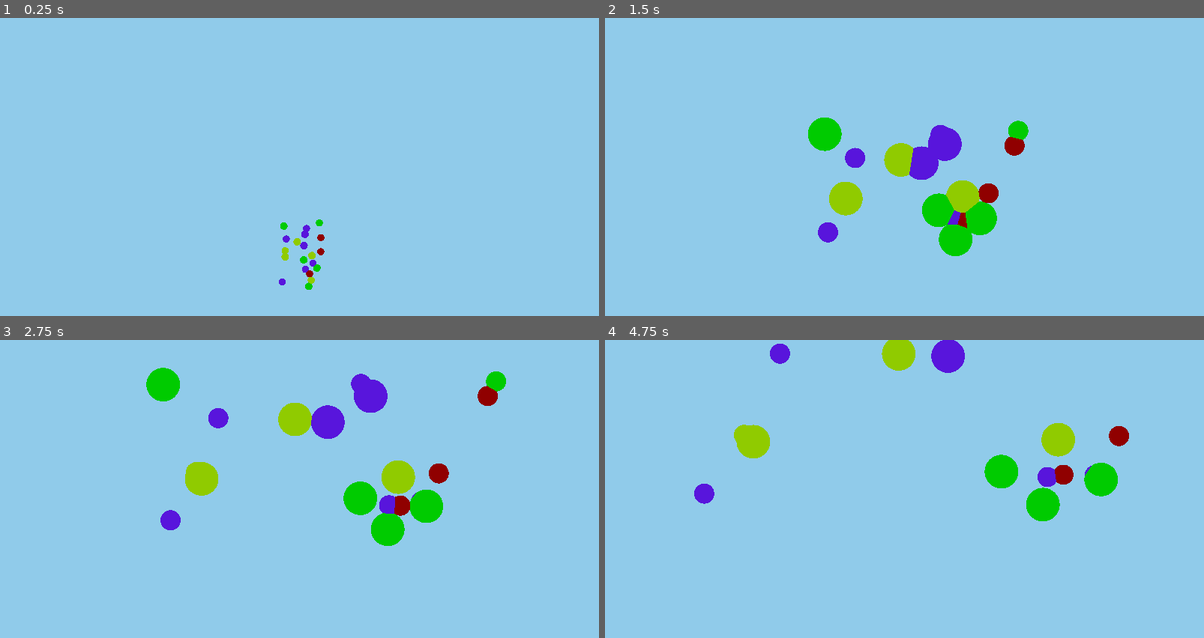
Above: before the commit, frames 1-4 (two rows, left to right).
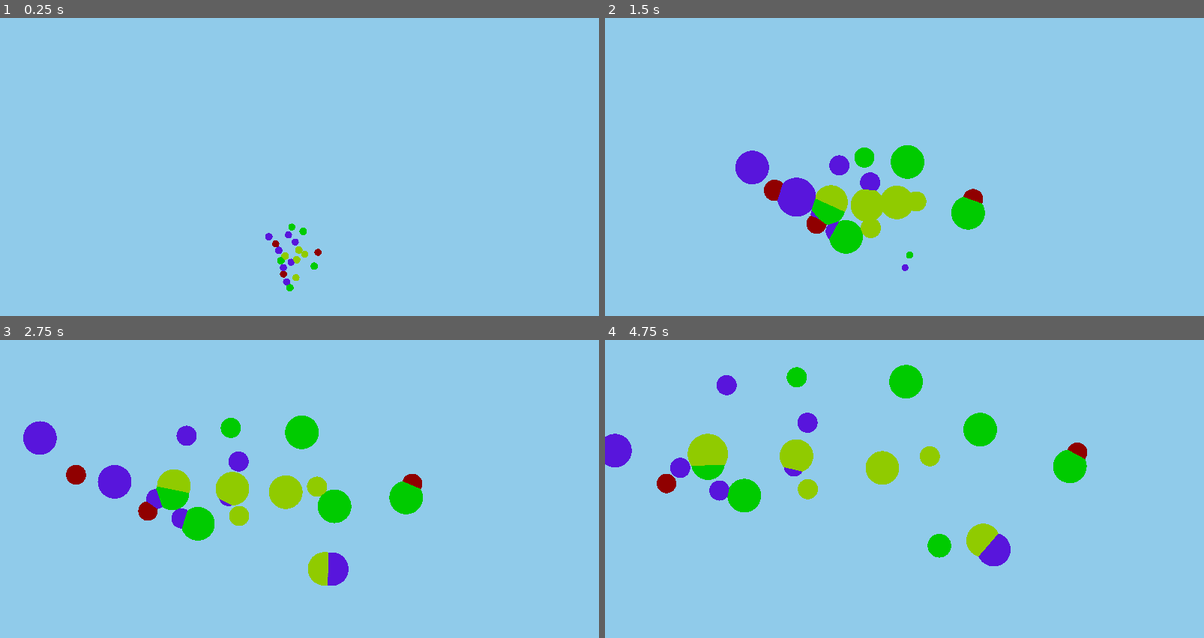
Above: after the commit, the same moments.

Repository: cumulet/popple
Game: Godot game, scene res://src/scenes/main.tscn
The game is run twice, just before and just after one commit, with the same random seed, the same clock (stepped at 60 frames per second) and the same inputs.
Inputs (mouse positions are in pixels of both pictures, inside the frame that each line leads up to):
- Up to frame 1 (0.25 s): no input
- Up to frame 2 (1.5 s): move the mouse to (1036, 169) at 0.52 s; move the mouse to (784, 202) at 1.27 s
- Up to frame 3 (2.75 s): move the mouse to (359, 435) at 2.02 s
- Up to frame 4 (4.75 s): move the mouse to (874, 575) at 2.77 s; move the mouse to (1084, 557) at 3.52 s; move the mouse to (724, 456) at 4.27 s

The runs differ from the first frame. In frame 1, 0.8% of the frame differs, in the area x 44-55%, y 67-92%; in frame 2, 8.4%; in frame 3, 11%, in the area x 3-85%, y 9-83%; in frame 4, 11%.

Commit message:
NextBubbleChooser implemented

Diff:
--- a/src/entities/bubble/bubble.tscn
+++ b/src/entities/bubble/bubble.tscn
@@ -13,7 +13,7 @@
 [sub_resource type="SphereShape3D" id="SphereShape3D_1a62h"]
 radius = 0.536595
 
-[node name="Bubble" type="RigidBody3D"]
+[node name="Bubble" type="RigidBody3D" groups=["Bubbles"]]
 mass = 0.001
 gravity_scale = 0.01
 can_sleep = false
--- a/src/entities/bubble/next_bubble_chooser.gd
+++ b/src/entities/bubble/next_bubble_chooser.gd
@@ -1,5 +1,6 @@
 extends Node3D
 
+@export var bubble_spawner: BubbleSpawner
 
 var current_bubble: Bubble:
 	set(new_value):
@@ -32,6 +33,8 @@
 	else:
 		print("Bad job, you didn't pick the same as the current bubble")
 		choose_next_bubble()
+	_bubble.queue_free()
+	update_bubbles_in_scene()
 
 func choose_current_bubble():
 	current_bubble = get_tree().get_nodes_in_group("Bubbles").pick_random()
--- a/src/scenes/bubble_spawner.gd
+++ b/src/scenes/bubble_spawner.gd
@@ -15,8 +15,18 @@
 
 func spawn_bubbles(bubble_amount: int):
 	for n in bubble_amount:
-		var b = BUBBLE.instantiate()
-		add_child(b)
-		b.camera_3d= camera_3d
-		b.global_position = spawnPosition.global_position
-		b.apply_force(Vector3(randf_range(-.1,.1),randf_range(.005,.1),0))
+		spawn_bubble(spawnPosition.global_position)
+
+
+func _on_popped(_bubble: Bubble):
+	if randi_range(0, 10) > 1:
+		spawn_bubble(spawnPosition.global_position)
+
+
+func spawn_bubble(_global_position: Vector3):
+	var b: Bubble = BUBBLE.instantiate()
+	b.popped.connect(_on_popped.bind(b))
+	add_child(b)
+	b.camera_3d= camera_3d
+	b.global_position = _global_position
+	b.apply_force(Vector3(randf_range(-.1,.1),randf_range(.005,.1),0))
Not shown: 1 places in src/entities/bubble/bubble.tscn that only renumber resources
